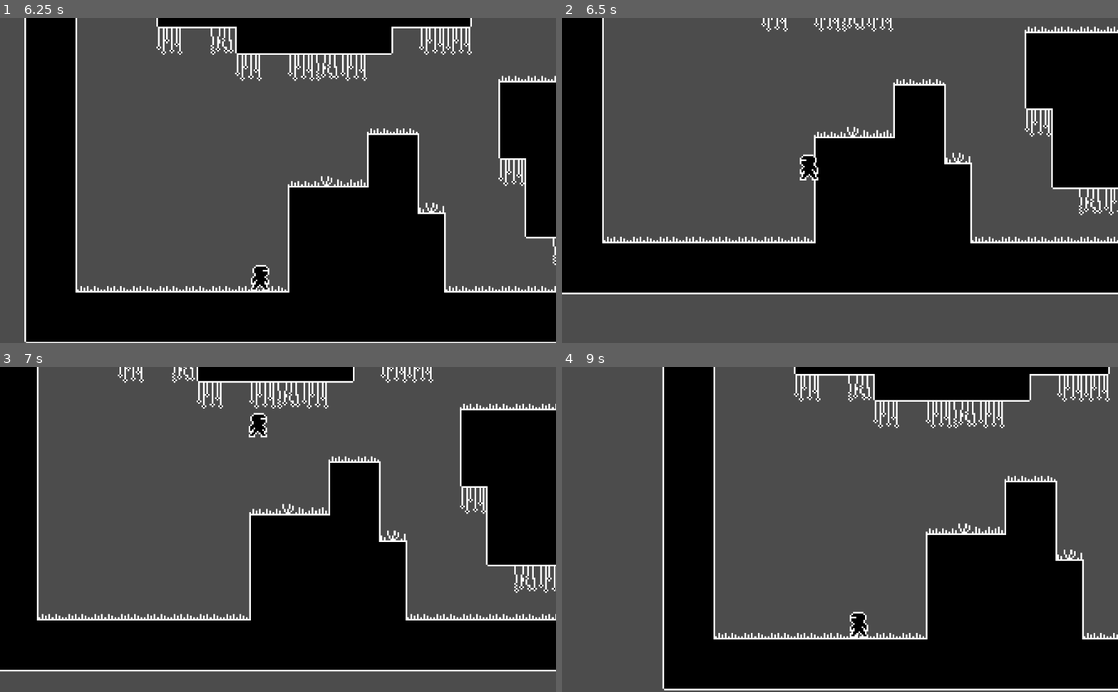
Above: before the commit, frames 1-4 (two rows, left to right).
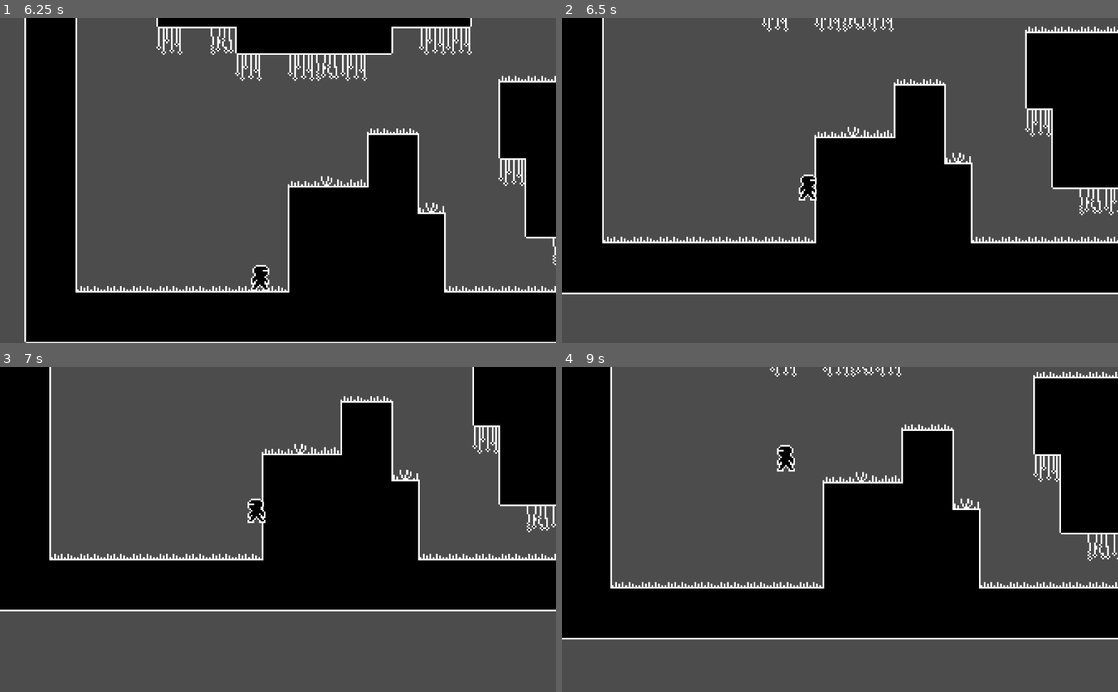
Above: after the commit, the same moments.

Repository: Boyquotes/nuclear-fusion-godot
Game: Godot game, scene res://levels/Level1.tscn
Same seed, same stepped clock (60 frames per second), same inputs: the game is played once before the commit and once after it. The project has no main scene, so this scene is started directly.
Inputs:
- Up to frame 1 (6.25 s): tap Enter at 0.5 s; hold D (right) 0.53-1.28 s; hold Space (jump) 0.53-1.28 s; hold S (down) 1.28-2.03 s; tap Space (jump) at 1.35, 1.52, 1.82, 2.85, 3.02, 3.32, 4.35, 4.52, 4.82, 5.85, 6.02 s; hold Space (jump) 2.03-2.78 s; hold D (right) 2.03-3.53 s; hold Space (jump) 3.53-4.28 s; hold A (left) 3.53-5.03 s; hold S (down) 5.03-5.78 s; hold Space (jump) 5.03-5.78 s; hold D (right) from 5.78 s (still down)
- Up to frame 2 (6.5 s): keep holding D (right); tap Space (jump) at 6.32 s
- Up to frame 3 (7 s): keep holding D (right); hold Space (jump) from 6.53 s (still down)
- Up to frame 4 (9 s): release Space (jump) at 7.28 s; tap Space (jump) at 7.35, 7.52, 7.82, 8.85 s; release D (right) at 8.03 s; hold S (down) 8.03-8.78 s; hold Space (jump) 8.03-8.78 s; hold A (left) from 8.78 s (still down)

Frame 1 is identical in both runs. In frame 2, 1.5% of the frame differs, in the area x 10-96%, y 0-70%; in frame 3, 45%; in frame 4, 61%, in the area x 0-100%, y 0-100%.

Commit message:
fix wall_slide while not falling

Diff:
--- a/PlayerFSM.gd
+++ b/PlayerFSM.gd
@@ -51,8 +51,9 @@
 			elif parent.velocity.x == 0:
 				return states.idle
 		states.jump:
-			if parent.wall_direction != 0 && parent.wall_slide_cooldown.is_stopped():
-				return states.wall_slide
+			if parent.wall_direction != 0 &&  parent.wall_slide_cooldown.is_stopped():
+				if parent.velocity.y >= 0:
+					return states.wall_slide
 			elif parent.velocity.y >= 0:
 				return states.fall
 			elif parent.is_grounded:
